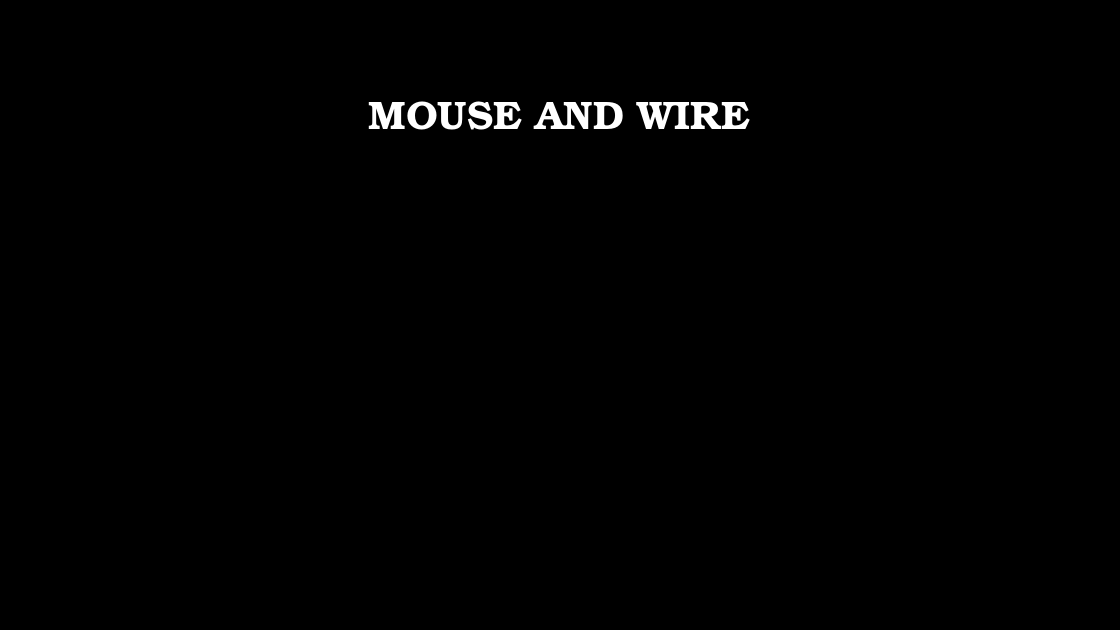
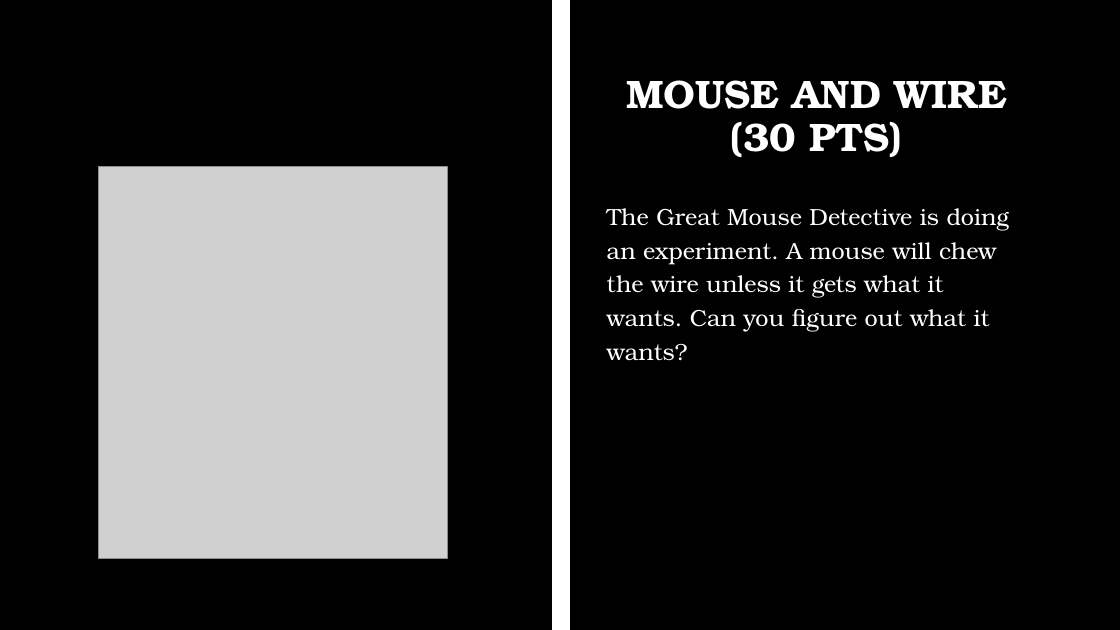
Before and after one commit to swarajd/fbctfchallenges, a slide deck: slide 5 of sherlock_ctf.pptx. Drawn at 1120x630 pixels with LibreOffice and Linux fonts; fonts in the diff are those of the drawing; grey boxes stand for pictures; background and template pictures are left out. Boxes give left, top, right and bottom in pixels: in the first picture for what was removed or moved away, otherwise in the second. Text is boxed around its words. In the diff, an @@ line names an element or a change of style, - is before the commit and + after.

```diff
--- a/sherlock_ctf.pptx
+++ b/sherlock_ctf.pptx
@@ line added from (561, 4) to (561, 626), #FFFFFF 15 pt @@
@@ title at (x1=626, y1=80, x2=1008, y2=157): text changed @@
-MOUSE AND WIRE
+MOUSE AND WIRE
+(30 PTS)
@@ picture added at (x1=99, y1=166, x2=448, y2=559) @@
@@ text added at (x1=607, y1=208, x2=1010, y2=361), 20 pt, text #FFFFFF @@
+The Great Mouse Detective is doing an experiment. A mouse will chew the wire unless it gets what it wants. Can you figure out what it wants?
```
Also in this commit, not shown: 1 other slide changed, 9 slides added, 5 slides removed, 1 other file.
